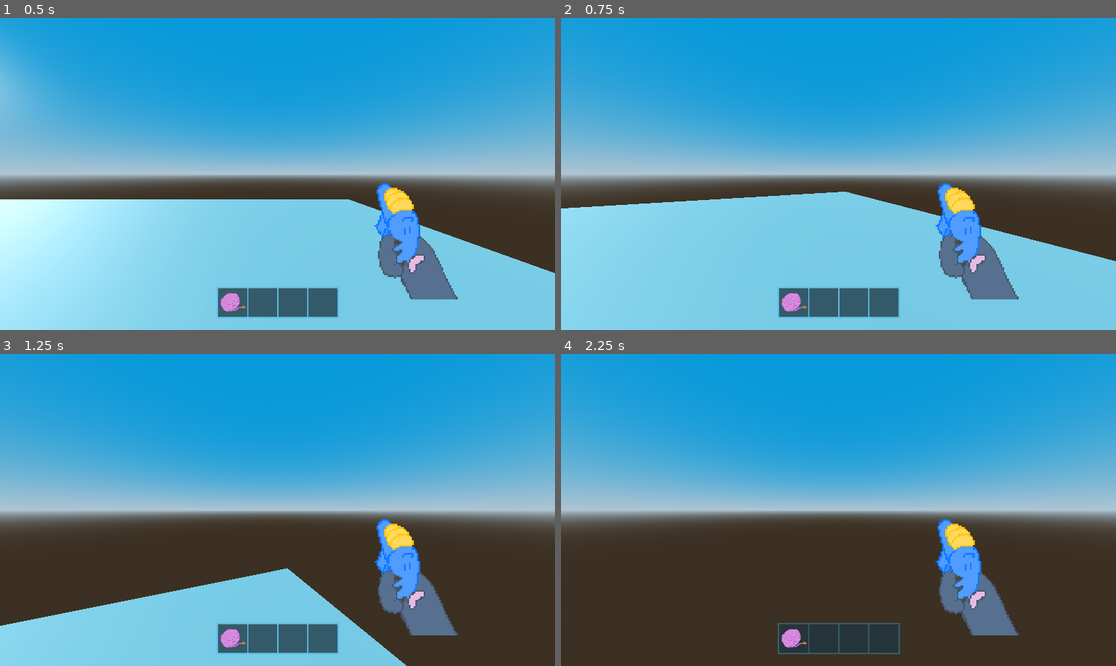
Above: before the commit, frames 1-4 (two rows, left to right).
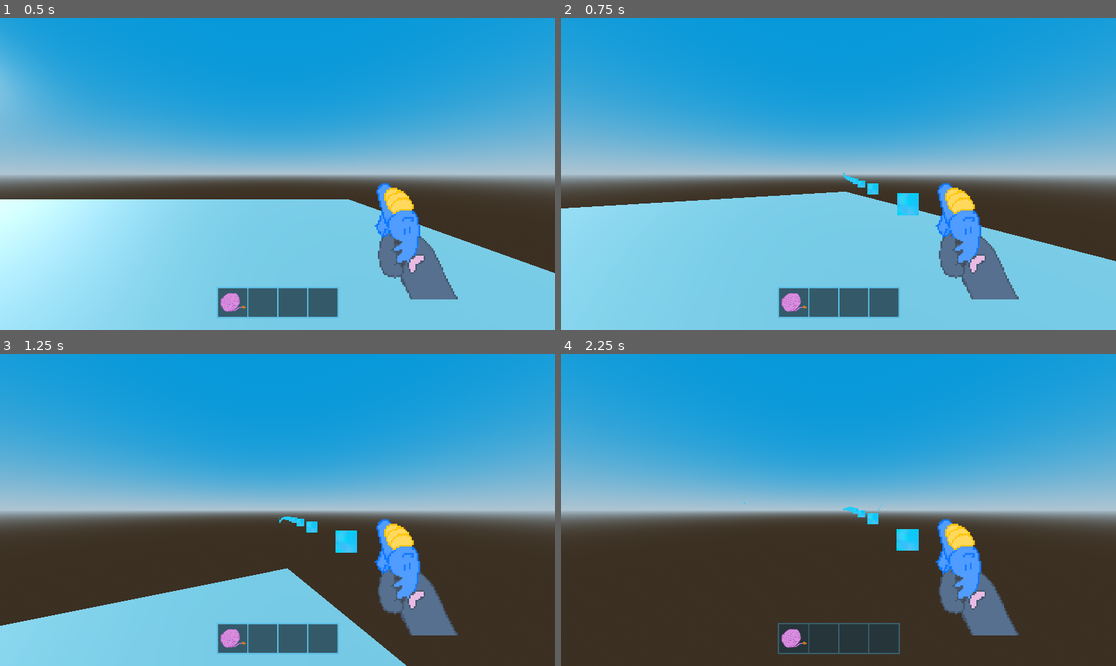
Above: after the commit, the same moments.

Repository: BrainFartScientist/cat-eternal
Game: Godot game, scene res://world.tscn
Same seed, same stepped clock (60 frames per second), same inputs: the game is played once before the commit and once after it.
Inputs (mouse positions are in pixels of both pictures, inside the frame that each line leads up to):
- Up to frame 1 (0.5 s): no input
- Up to frame 2 (0.75 s): move the mouse to (866, 174) at 0.52 s; press the mouse at (866, 174) at 0.53 s; hold W (up) from 0.53 s (still down)
- Up to frame 3 (1.25 s): keep holding W (up); tap Space (jump) at 0.77 s
- Up to frame 4 (2.25 s): keep holding W (up); move the mouse to (810, 510) at 1.27 s; release the mouse at (810, 510) at 1.28 s; tap Shift (sprint) at 1.35 s; tap Space (jump) at 1.52 s; click (810, 510) at 1.55 s; move the mouse to (849, 503) at 2.02 s; press the mouse at (849, 503) at 2.03 s

Frame 1 is identical in both runs. In frame 2, 0.4% of the frame differs, in the area x 50-65%, y 49-64%; in frame 3, 0.4%, in the area x 50-65%, y 52-64%; in frame 4, 0.4%.

Commit message:
waffe geht (gerade so)

Diff:
--- /dev/null
+++ b/prefabs/items/projectile.tscn
@@ -0,0 +1,14 @@
+[gd_scene load_steps=3 format=3 uid="uid://dka2wc80b4eux"]
+
+[ext_resource type="Script" uid="uid://bkbem5i63tv7w" path="res://prefabs/player/Projectiles.gd" id="1_1ofjk"]
+[ext_resource type="Texture2D" uid="uid://duf7pn6386jq2" path="res://assets/particles/bullet.png" id="2_txau4"]
+
+[node name="Projectile" type="Node3D"]
+script = ExtResource("1_1ofjk")
+
+[node name="Sprite3D" type="Sprite3D" parent="."]
+texture = ExtResource("2_txau4")
+
+[node name="RayCast3D" type="RayCast3D" parent="."]
+
+[node name="GPUParticles3D" type="GPUParticles3D" parent="."]
--- a/prefabs/player/Player.gd
+++ b/prefabs/player/Player.gd
@@ -18,9 +18,13 @@
 # Get the gravity from the project settings to be synced with RigidBody nodes.
 var gravity = 9.8
 
+# Bullets (from Watergun)
+var bullet = preload("res://prefabs/items/projectile.tscn")
+var instanceItem
+@onready var gunPoint = $Head/InvisibleGun/InvisibleGun
+
 @onready var head = $Head
 @onready var camera = $Head/Camera3D
-
 
 func _ready():
 	Input.set_mouse_mode(Input.MOUSE_MODE_CAPTURED)
@@ -46,6 +50,13 @@
 		speed = SPRINT_SPEED
 	else:
 		speed = WALK_SPEED
+
+	if Input.is_action_pressed("action"):
+		instanceItem = bullet.instantiate()
+		instanceItem.position = gunPoint.global_position
+		instanceItem.transform.basis = gunPoint.global_transform.basis
+		get_parent().add_child(instanceItem)
+
 
 	# Get the input direction and handle the movement/deceleration.
 	var input_dir = Input.get_vector("left", "right", "up", "down")
--- /dev/null
+++ b/prefabs/player/Projectiles.gd
@@ -0,0 +1,28 @@
+extends Node3D
+var _camera: Camera3D
+var _player: Node3D
+const SPEED = 35.0
+@onready var sprite = $Sprite3D
+@onready var ray = $RayCast3D
+@onready var particles = $GPUParticles3D
+
+func _ready():
+	_camera = get_viewport().get_camera_3d()
+
+func _rotate_to_player():
+	var to_camera = _camera.global_transform.origin - global_transform.origin
+	to_camera.y = 0
+
+	var rot_y = atan2(to_camera.x, to_camera.z)
+	sprite.rotation.y = rot_y
+
+func _process(delta: float) -> void:
+	position += transform.basis * Vector3(0, 0, -SPEED) * delta
+	#if ray.is_colliding():
+		#mesh.visable = false #kein Mesh
+		#particles.emitting = true
+
+#func _physics_process(delta: float):
+	#Gegner verfolgen (auf vertikaler achse)
+
+	#_rotate_to_player()
--- a/project.godot
+++ b/project.godot
@@ -52,3 +52,8 @@
 "events": [Object(InputEventKey,"resource_local_to_scene":false,"resource_name":"","device":-1,"window_id":0,"alt_press …(192 unchanged characters)…
 ]
 }
+action={
+"deadzone": 0.2,
+"events": [Object(InputEventMouseButton,"resource_local_to_scene":false,"resource_name":"","device":-1,"window_id":0,"alt_pressed":false,"shift_pressed":false,"ctrl_pressed":false,"meta_pressed":false,"button_mask":0,"position":Vector2(0, 0),"global_position":Vector2(0, 0),"factor":1.0,"button_index":1,"canceled":false,"pressed":false,"double_click":false,"script":null)
+]
+}
--- a/world.tscn
+++ b/world.tscn
@@ -22,6 +22,9 @@
 
 [sub_resource type="ConvexPolygonShape3D" id="ConvexPolygonShape3D_036b0"]
 points = PackedVector3Array(-0.125207, -0.532801, -0.480507, 0.0227831, 0.47607, 0.498884, 0.169713, 0.559144, 0.464172 …(924 unchanged characters)…
+
+[sub_resource type="BoxMesh" id="BoxMesh_tlwt5"]
+size = Vector3(0.1, 0.1, 0.5)
 
 [sub_resource type="StyleBoxFlat" id="StyleBoxFlat_fj7yv"]
 bg_color = Color(0.203922, 0.647059, 0.862745, 0.392157)
@@ -53,6 +56,19 @@
 [node name="Head" type="Node3D" parent="Player"]
 
 [node name="Camera3D" type="Camera3D" parent="Player/Head"]
+
+[node name="InvisibleGun" type="Node3D" parent="Player/Head"]
+transform = Transform3D(1, 0, 0, 0, 1, 0, 0, 0, 1, 0.519571, -2.69375, 0.0997719)
+
+[node name="InvisibleGun" type="MeshInstance3D" parent="Player/Head/InvisibleGun"]
+transform = Transform3D(1, 0, 0, 0, 1, 0, 0, 0, 1, -0.187627, 2.58492, -0.0966425)
+visible = false
+mesh = SubResource("BoxMesh_tlwt5")
+skeleton = NodePath("../../..")
+
+[node name="RayCast3D" type="RayCast3D" parent="Player/Head/InvisibleGun"]
+transform = Transform3D(1, 0, 0, 0, 1, 0, 0, 0, 1, -0.188, 2.585, -0.296703)
+target_position = Vector3(0, 0, -1)
 
 [node name="Control" type="Control" parent="Player"]
 layout_mode = 3
Binary file added: assets/particles/bullet.png
Not shown, added: assets/particles/bullet.png.import
Not shown, added: prefabs/player/Projectiles.gd.uid
Not shown: 1 places in world.tscn that only renumber resources
